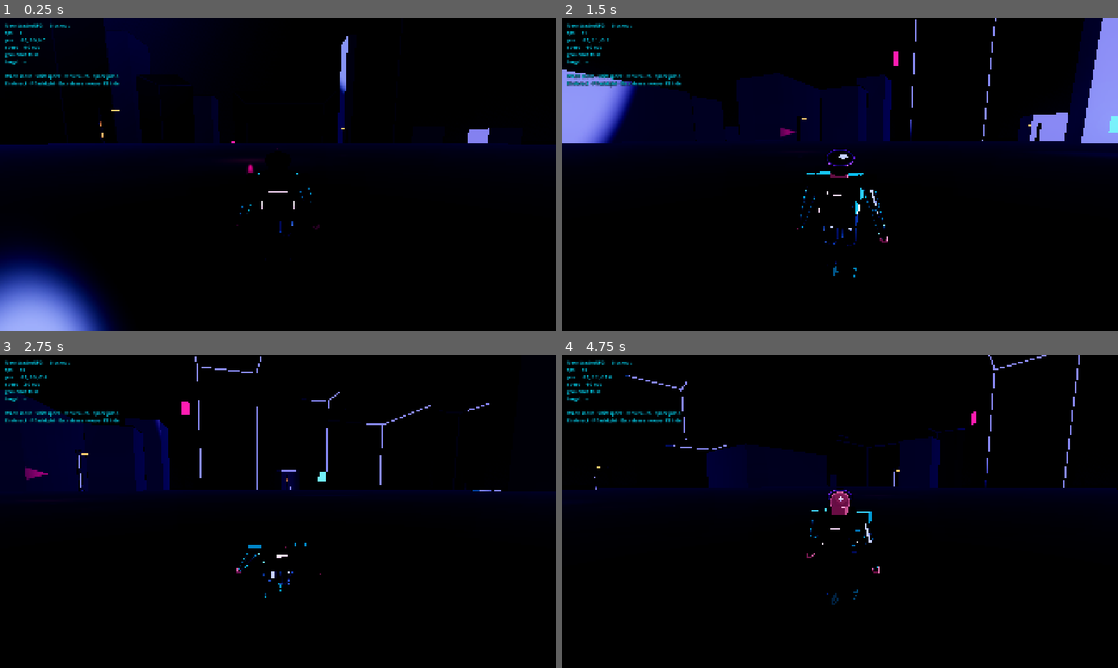
Above: before the commit, frames 1-4 (two rows, left to right).
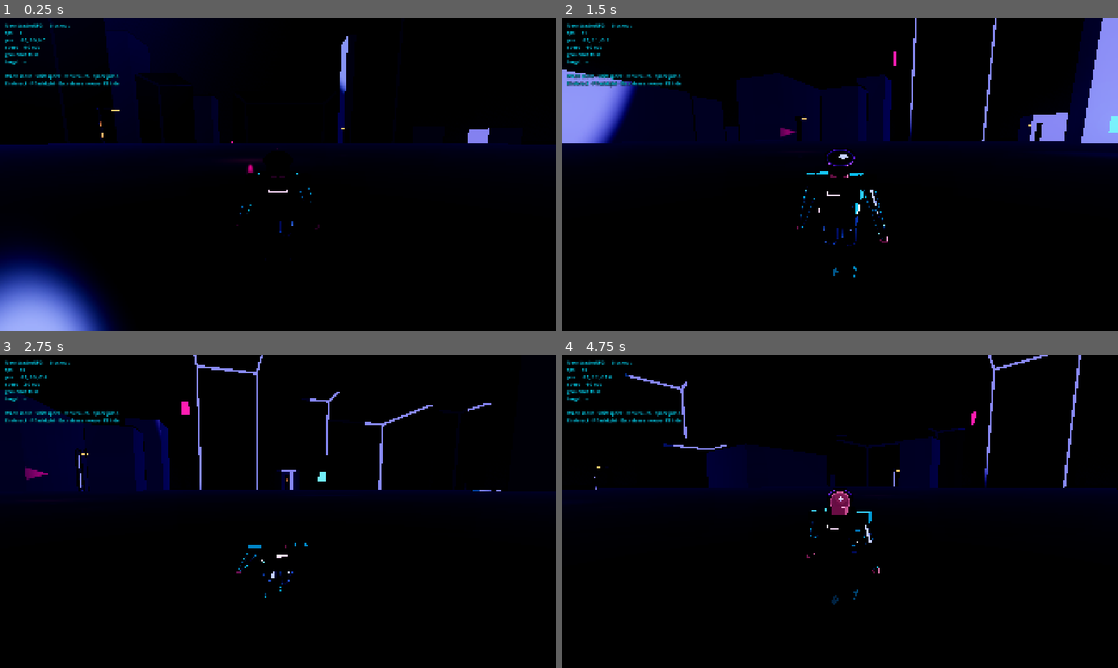
Above: after the commit, the same moments.

Repository: jimmylovnjames/Game-development
Game: Godot game, scene res://scenes/main.tscn
The game is run twice, just before and just after one commit, with the same random seed, the same clock (stepped at 60 frames per second) and the same inputs.
Inputs (mouse positions are in pixels of both pictures, inside the frame that each line leads up to):
- Up to frame 1 (0.25 s): no input
- Up to frame 2 (1.5 s): tap Enter at 0.5 s; move the mouse to (867, 174) at 0.52 s; hold W (move_forward) from 0.53 s (still down); click (867, 174) at 0.6 s; tap Space (jump) at 0.77, 1.07 s; move the mouse to (812, 174) at 1.27 s; right-click (812, 174) at 1.35 s
- Up to frame 3 (2.75 s): keep holding W (move_forward); tap Space (jump) at 1.52, 1.82 s; move the mouse to (289, 505) at 2.02 s; hold Ctrl (crouch) from 2.03 s (still down)
- Up to frame 4 (4.75 s): keep holding W (move_forward); move the mouse to (834, 517) at 2.77 s; release Ctrl (crouch) at 2.78 s; tap E (interact) at 2.85 s; click (834, 517) at 2.92 s; tap Space (jump) at 3.02, 3.32, 3.77, 4.07, 4.52 s; move the mouse to (878, 514) at 3.52 s; tap J (journal) at 3.6 s; move the mouse to (795, 508) at 4.27 s; tap Shift (sprint) at 4.35 s

The runs differ from the first frame. In frame 1, less than 0.1% of the frame differs, in the area x 17-58%, y 1-68%; in frame 2, 0.3%; in frame 3, 0.5%, in the area x 13-90%, y 0-74%; in frame 4, 0.5%.

Commit message:
Thicker comic ink outline (0.0075) for stronger Marvel-style silhouette

Diff:
--- a/assets/materials/outline_ink.tres
+++ b/assets/materials/outline_ink.tres
@@ -7,7 +7,7 @@
 render_priority = 0
 shader = ExtResource("1_outline")
 shader_parameter/outline_color = Color(0.03, 0.02, 0.06, 1)
-shader_parameter/outline_width = 0.004
+shader_parameter/outline_width = 0.0075
 shader_parameter/constant_screen_width = true
 shader_parameter/max_scale_distance = 140.0
 shader_parameter/fade_start = 90.0
